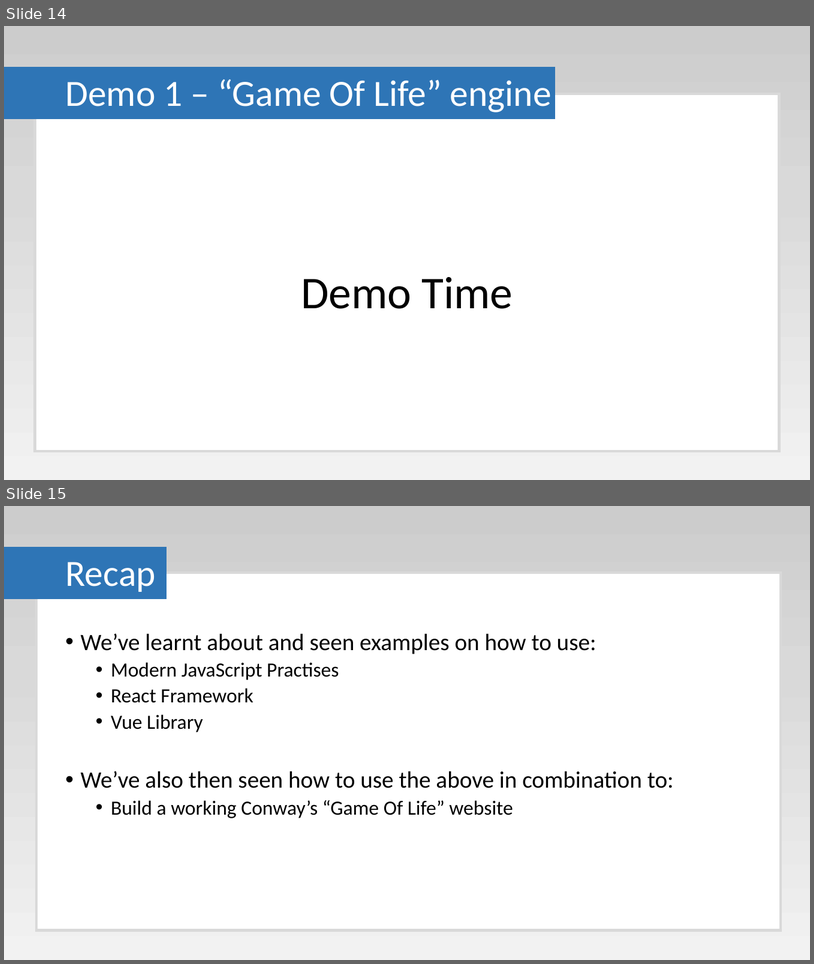
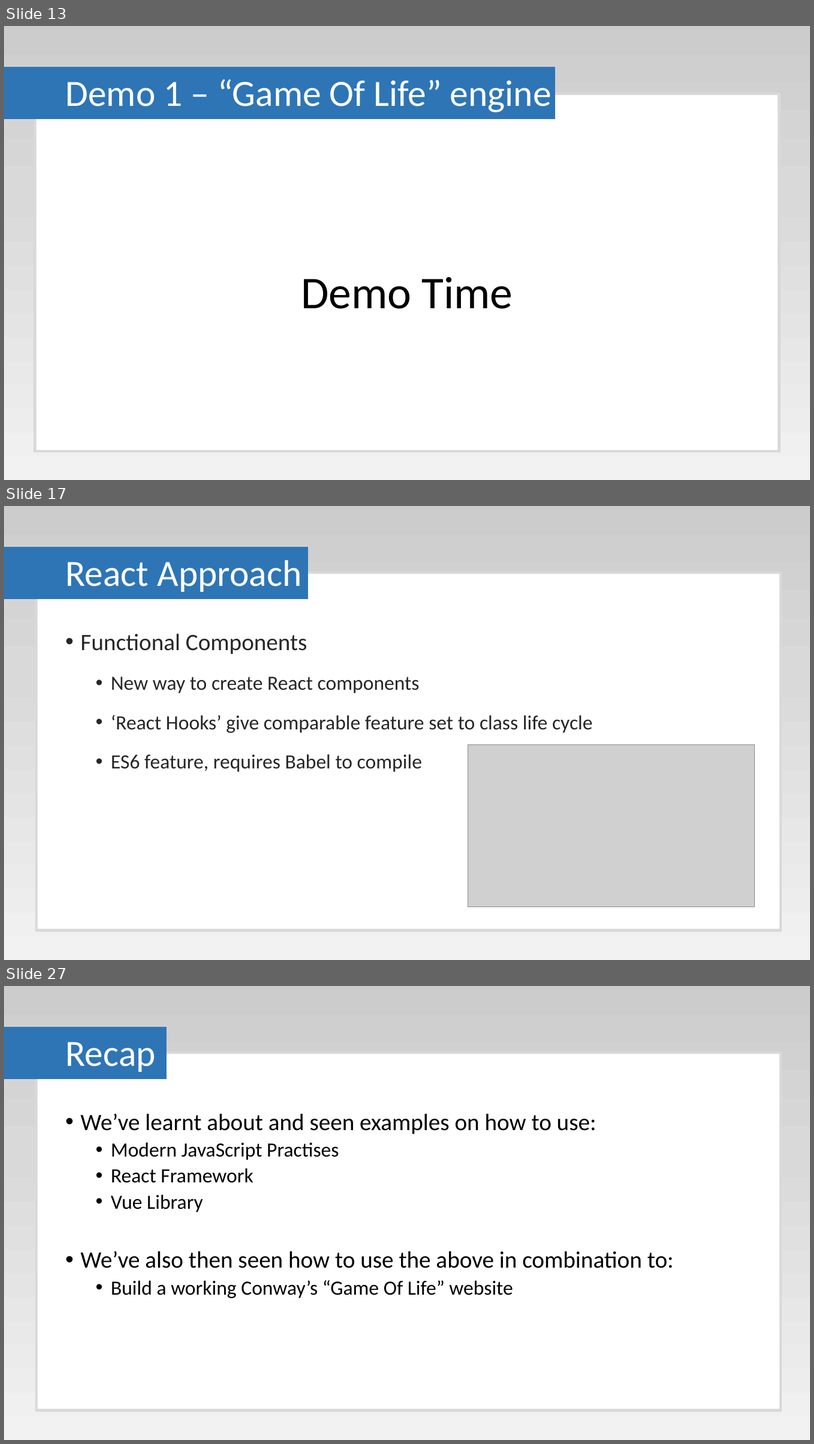
Before and after one commit to Paul-Hadfield/GameOfLife-Talk, a slide deck: Game Of Life Presentation.pptx. Shown one above the other, each under a label of ours: slides 14 and 15 before the commit, slides 13, 17 and 27 after it; the slides between them are not shown. The pictures are 814x964 and 814x1444 pixels, drawn with LibreOffice and Linux fonts; fonts in the diff are those of the drawing; grey boxes stand for pictures. Boxes give left, top, right and bottom in pixels: in the first picture for what was removed or moved away, otherwise in the second. Text is boxed around its words. In the diff, an @@ line names an element or a change of style, - is before the commit and + after.

```diff
--- a/Game Of Life Presentation.pptx
+++ b/Game Of Life Presentation.pptx
@@ slide 17 added at (4,506,810,960), background gradient #CCCCCC to #D9D9D9 to #F2F2F2 @@
@@ rectangle added at (4,547,308,598), fill #2E75B6, outline #2E75B6 1 pt @@
@@ rectangle added at (36,573,782,930), fill #FFFFFF, outline #D9D9D9 3 pt @@
@@ title added at (65,560,302,592), 44 pt, text #FFFFFF @@
+React Approach
@@ text added at (81,633,593,772), 24 pt, text #262626 @@
+• Functional Components
+  • New way to create React components
+  • ‘React Hooks’ give comparable feature set to class life cycle
+  • ES6 feature, requires Babel to compile
@@ picture added at (468,744,755,906) @@
@@ what was slide 14 is now slide 13 @@
@@ what was slide 15 is now slide 27 @@
```
Also in this commit, not shown: 2 slides changed, 11 other slides added.
